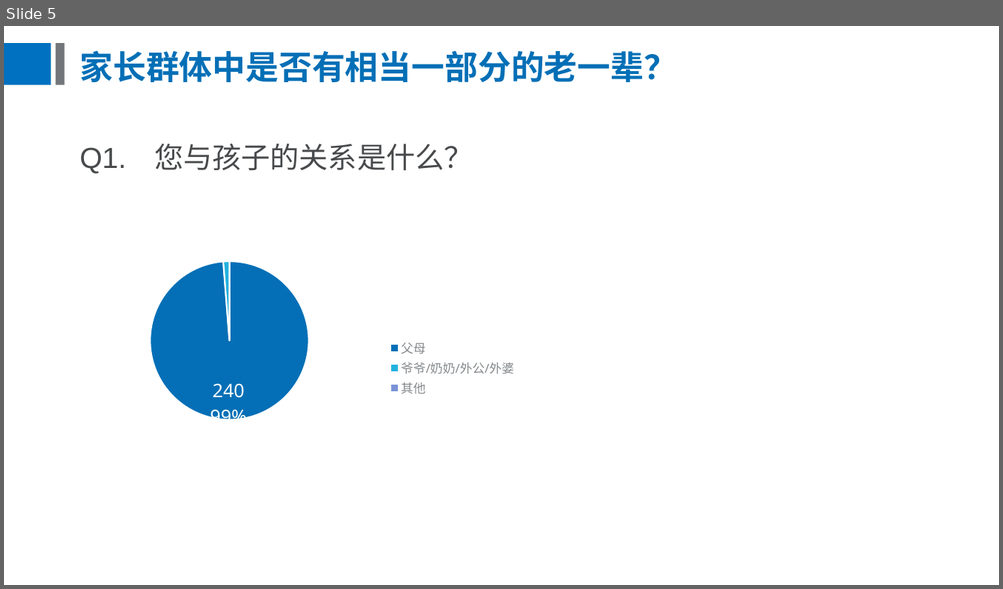
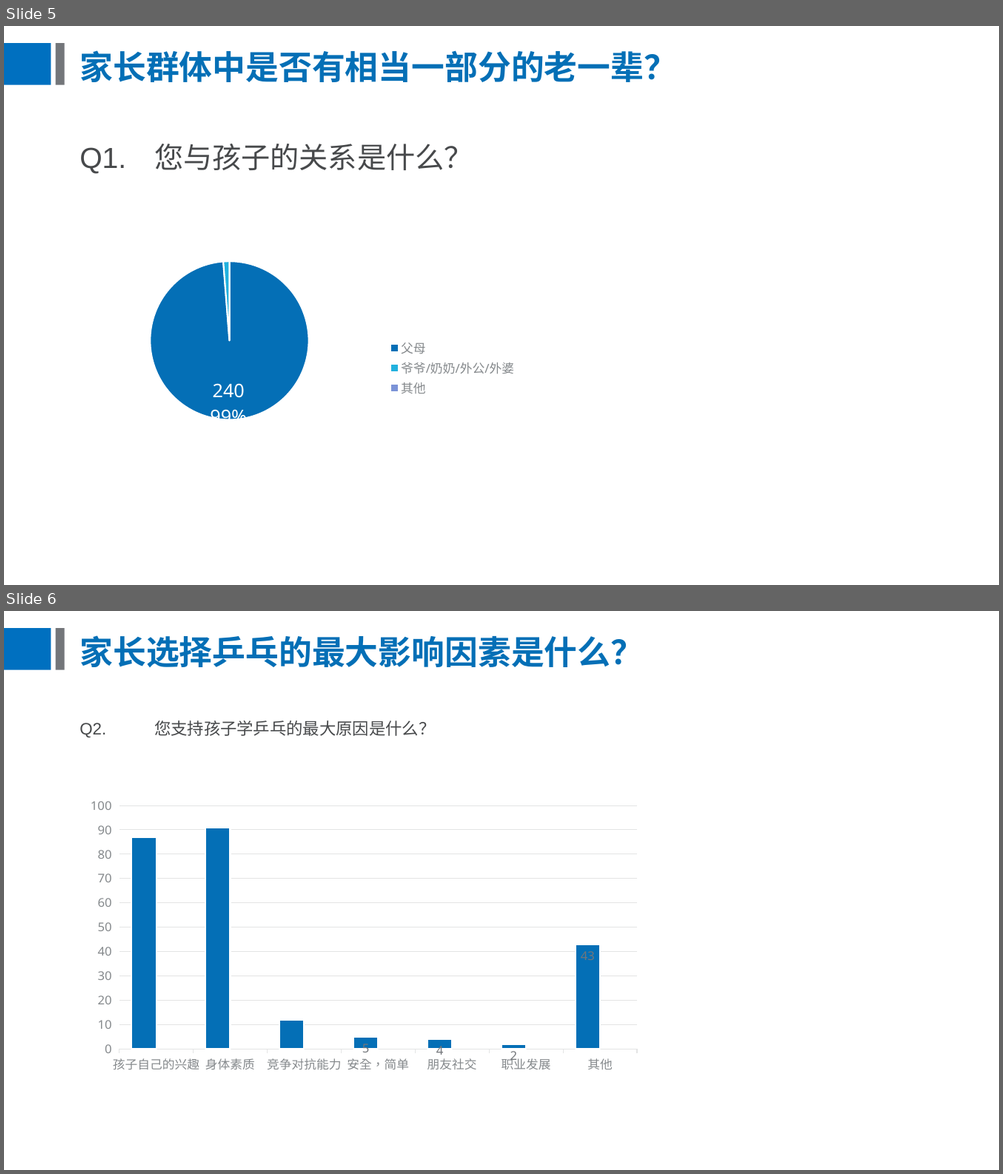
Before and after one commit to BursonHandsom/trainBusiness-ydl, a slide deck: 校园课问卷调研.pptx. Shown one above the other, each under a label of ours: slide 5 before the commit, slides 5 and 6 after it. The pictures are 1003x589 and 1003x1174 pixels, drawn with LibreOffice and Linux fonts; fonts in the diff are those of the drawing. Boxes give left, top, right and bottom in pixels: in the first picture for what was removed or moved away, otherwise in the second. Text is boxed around its words. In the diff, an @@ line names an element or a change of style, - is before the commit and + after.

```diff
--- a/校园课问卷调研.pptx
+++ b/校园课问卷调研.pptx
@@ slide 6 added at box(4, 611, 999, 1170), background #FFFFFF; not listed: 2 template elements that a slide beside it also shows @@
@@ title added at box(79, 635, 643, 667), 32 pt, text #046FB6, bold @@
+家长选择乒乓的最大影响因素是什么？
@@ text added at box(154, 721, 435, 736), 16 pt, text #47494B @@
+Q2. 您支持孩子学乒乓的最大原因是什么？
@@ column chart added at box(79, 783, 649, 1079) @@
+categories: 孩子自己的兴趣, 身体素质, 竞争对抗能力, 安全，简单, 朋友社交, 职业发展, 其他
+Series 1: 87, 91, 12, 5, 4, 2, 43
+Series 2: -, -, -, -, -, -, -
```
Also in this commit, not shown: 4 slides changed, 3 other slides added, 3 slides removed, 2 other files.
